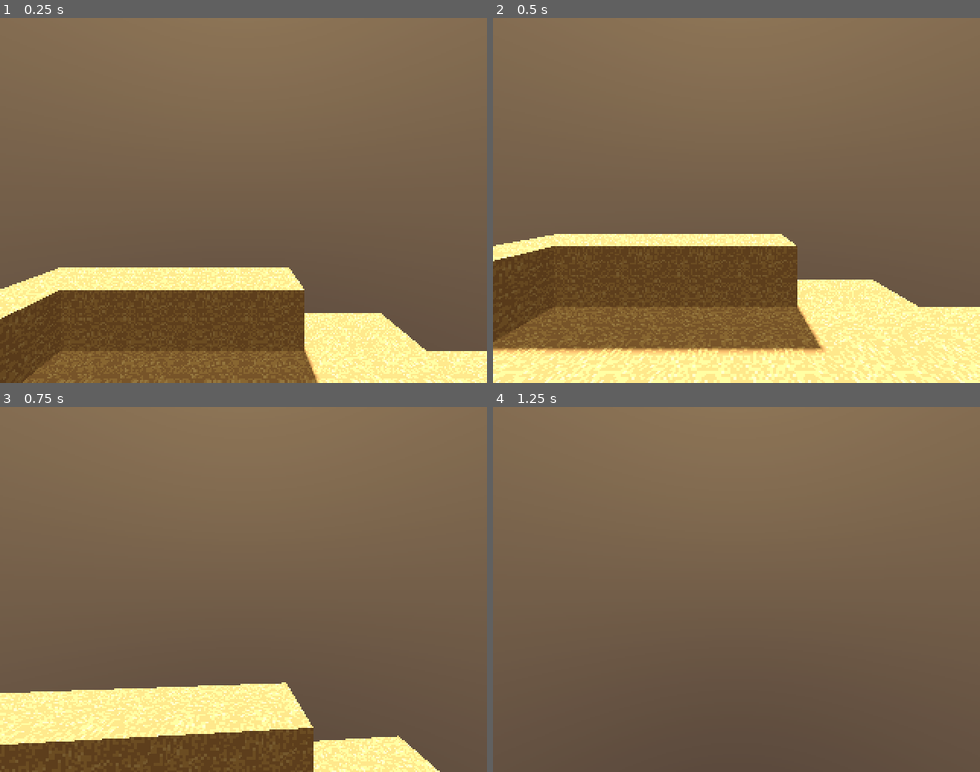
Above: before the commit, frames 1-4 (two rows, left to right).
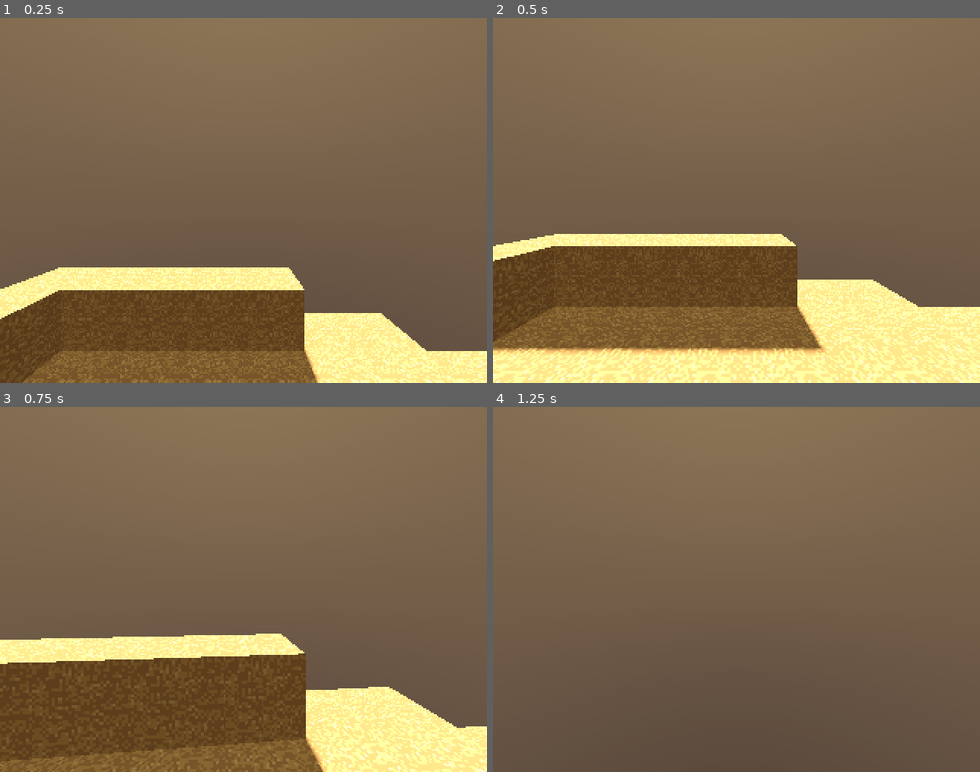
Above: after the commit, the same moments.

Repository: BitesTheGaster/Beta-project
Game: Godot game, scene res://scenes/world/world.tscn
Two runs of this game, one before a commit and one after it. Both use one fixed random seed, a clock stepped at 60 frames per second and the inputs below.
Inputs (mouse positions are in pixels of both pictures, inside the frame that each line leads up to):
- Up to frame 1 (0.25 s): no input
- Up to frame 2 (0.5 s): no input
- Up to frame 3 (0.75 s): tap Enter (ui_accept) at 0.5, 0.6 s; move the mouse to (267, 589) at 0.52 s; hold W (forward) from 0.53 s (still down)
- Up to frame 4 (1.25 s): keep holding W (forward); tap Space (jump, bound only after the commit) at 0.77, 0.8, 1.07 s

Frames 1-2 are identical in both runs. In frame 3, 26% of the frame differs, in the area x 0-100%, y 62-100%; in frame 4, less than 0.1%.

Commit message:
player base

Diff:
--- a/project.godot
+++ b/project.godot
@@ -53,6 +53,11 @@
 "events": [Object(InputEventKey,"resource_local_to_scene":false,"resource_name":"","device":-1,"window_id":0,"alt_press …(192 unchanged characters)…
 ]
 }
+jump={
+"deadzone": 0.2,
+"events": [Object(InputEventKey,"resource_local_to_scene":false,"resource_name":"","device":-1,"window_id":0,"alt_pressed":false,"shift_pressed":false,"ctrl_pressed":false,"meta_pressed":false,"pressed":false,"keycode":0,"physical_keycode":32,"key_label":0,"unicode":32,"location":0,"echo":false,"script":null)
+]
+}
 inventory={
 "deadzone": 0.2,
 "events": [Object(InputEventKey,"resource_local_to_scene":false,"resource_name":"","device":-1,"window_id":0,"alt_press …(192 unchanged characters)…
@@ -63,9 +68,24 @@
 "events": [Object(InputEventKey,"resource_local_to_scene":false,"resource_name":"","device":-1,"window_id":0,"alt_press …(192 unchanged characters)…
 ]
 }
-interact={
+attack={
+"deadzone": 0.2,
+"events": [Object(InputEventMouseButton,"resource_local_to_scene":false,"resource_name":"","device":-1,"window_id":0,"alt_pressed":false,"shift_pressed":false,"ctrl_pressed":false,"meta_pressed":false,"button_mask":1,"position":Vector2(241, 8),"global_position":Vector2(253, 68),"factor":1.0,"button_index":1,"canceled":false,"pressed":true,"double_click":false,"script":null)
+]
+}
+use={
 "deadzone": 0.2,
 "events": [Object(InputEventMouseButton,"resource_local_to_scene":false,"resource_name":"","device":-1,"window_id":0,"a …(258 unchanged characters)…
+]
+}
+crouch={
+"deadzone": 0.2,
+"events": [Object(InputEventKey,"resource_local_to_scene":false,"resource_name":"","device":-1,"window_id":0,"alt_pressed":false,"shift_pressed":false,"ctrl_pressed":false,"meta_pressed":false,"pressed":false,"keycode":0,"physical_keycode":4194325,"key_label":0,"unicode":0,"location":0,"echo":false,"script":null)
+]
+}
+sprint={
+"deadzone": 0.2,
+"events": [Object(InputEventKey,"resource_local_to_scene":false,"resource_name":"","device":-1,"window_id":0,"alt_pressed":false,"shift_pressed":false,"ctrl_pressed":false,"meta_pressed":false,"pressed":false,"keycode":0,"physical_keycode":4194326,"key_label":0,"unicode":0,"location":0,"echo":false,"script":null)
 ]
 }
 
--- /dev/null
+++ b/resourses/stats/player_default_stats.tres
@@ -0,0 +1,7 @@
+[gd_resource type="Resource" script_class="PlayerStats" format=3 uid="uid://4hkjmbf7tyxy"]
+
+[ext_resource type="Script" uid="uid://dwij66vu6p741" path="res://scripts/player/player_stats.gd" id="1_6uj0a"]
+
+[resource]
+script = ExtResource("1_6uj0a")
+metadata/_custom_type_script = "uid://dwij66vu6p741"
--- a/scenes/player/player.tscn
+++ b/scenes/player/player.tscn
@@ -1,6 +1,11 @@
 [gd_scene format=3 uid="uid://cf8cp7qd2aamx"]
 
 [ext_resource type="Script" uid="uid://bqsnh21fed01d" path="res://scripts/player/player.gd" id="1_8afob"]
+[ext_resource type="Script" uid="uid://bln7r7bllxk8p" path="res://scripts/components/health_component.gd" id="2_75vfm"]
+[ext_resource type="Script" uid="uid://c7ue86ob1yk04" path="res://scripts/systems/state_machines/player/player_state_machine.gd" id="2_p47bc"]
+[ext_resource type="Script" uid="uid://bwtu1yst5qy4o" path="res://scripts/systems/state_machines/player/idle_player_state.gd" id="3_75vfm"]
+[ext_resource type="Script" uid="uid://qn644bshd6ci" path="res://scripts/systems/state_machines/player/move_player_state.gd" id="4_0owmy"]
+[ext_resource type="Script" uid="uid://drnhwhxpwt54t" path="res://scripts/systems/state_machines/player/airborne_player_state.gd" id="5_qek5x"]
 
 [sub_resource type="CapsuleShape3D" id="CapsuleShape3D_x7p2l"]
 
@@ -10,12 +15,50 @@
 script = ExtResource("1_8afob")
 
 [node name="CollisionShape3D" type="CollisionShape3D" parent="." unique_id=149652403]
+unique_name_in_owner = true
 shape = SubResource("CapsuleShape3D_x7p2l")
 
 [node name="MeshInstance3D" type="MeshInstance3D" parent="." unique_id=1298703141]
+unique_name_in_owner = true
 mesh = SubResource("CapsuleMesh_8afob")
 
-[node name="Camera3D" type="Camera3D" parent="." unique_id=959529958]
+[node name="CameraPivot" type="Node3D" parent="." unique_id=2133407630]
 unique_name_in_owner = true
 transform = Transform3D(1, 0, 0, 0, 1, 0, 0, 0, 1, 0, 0.75, 0)
+
+[node name="Camera3D" type="Camera3D" parent="CameraPivot" unique_id=959529958]
+unique_name_in_owner = true
 fov = 90.0
+
+[node name="InteractionRay" type="RayCast3D" parent="CameraPivot" unique_id=422886467]
+unique_name_in_owner = true
+target_position = Vector3(0, 0, -3)
+
+[node name="Components" type="Node" parent="." unique_id=1305276591]
+unique_name_in_owner = true
+
+[node name="HealthComponent" type="Node" parent="Components" unique_id=1404851935]
+unique_name_in_owner = true
+script = ExtResource("2_75vfm")
+metadata/_custom_type_script = "uid://bln7r7bllxk8p"
+
+[node name="PlayerStateMachine" type="Node" parent="." unique_id=824043323 node_paths=PackedStringArray("player", "initial_state")]
+script = ExtResource("2_p47bc")
+player = NodePath("..")
+initial_state = NodePath("IdlePlayerState")
+metadata/_custom_type_script = "uid://c7ue86ob1yk04"
+
+[node name="IdlePlayerState" type="Node" parent="PlayerStateMachine" unique_id=646628208 node_paths=PackedStringArray("state_machine")]
+script = ExtResource("3_75vfm")
+state_machine = NodePath("..")
+metadata/_custom_type_script = "uid://dsdcsxxnumvnh"
+
+[node name="MovePlayerState" type="Node" parent="PlayerStateMachine" unique_id=95033732 node_paths=PackedStringArray("state_machine")]
+script = ExtResource("4_0owmy")
+state_machine = NodePath("..")
+metadata/_custom_type_script = "uid://dsdcsxxnumvnh"
+
+[node name="AirbornePlayerState" type="Node" parent="PlayerStateMachine" unique_id=1496415969 node_paths=PackedStringArray("state_machine")]
+script = ExtResource("5_qek5x")
+state_machine = NodePath("..")
+metadata/_custom_type_script = "uid://dsdcsxxnumvnh"
--- /dev/null
+++ b/scripts/components/health_component.gd
@@ -0,0 +1,18 @@
+@icon("res://assets/icons/health_component.png")
+class_name HealthComponent
+extends Node
+## Health component
+
+
+signal health_changed(new_hp: float, max_hp: float)
+signal died()
+
+@export var max_health: float = 100.0
+var current_health: float = 100.0
+
+
+func take_damage(amount: float) -> void:
+	current_health -= amount
+	health_changed.emit(current_health, max_health)
+	if current_health <= 0:
+		died.emit()
--- a/scripts/player/player.gd
+++ b/scripts/player/player.gd
@@ -1,39 +1,27 @@
+class_name Player
 extends CharacterBody3D
 
 
-const SPEED = 5.0
-const JUMP_VELOCITY = 4.5
+signal player_died()
 
+@export var mouse_sensitivity: float = 0.005
+
+var stats: PlayerStats = preload("res://resourses/stats/player_default_stats.tres")
+
+@onready var camera_pivot: Node3D = %CameraPivot
+@onready var health: HealthComponent = %HealthComponent
 
 func _ready() -> void:
 	Input.mouse_mode = Input.MOUSE_MODE_CAPTURED
 
 
-func _physics_process(delta: float) -> void:
-	# Add the gravity.
+func _unhandled_input(event: InputEvent) -> void:
+	if event is InputEventMouseMotion and Input.mouse_mode == Input.MOUSE_MODE_CAPTURED:
+		camera_pivot.rotation.x -= event.relative.y * mouse_sensitivity
+		camera_pivot.rotation.x = clamp(camera_pivot.rotation.x, -PI/2, PI/2)
+		self.rotation.y -= event.relative.x * mouse_sensitivity
+
+
+func apply_gravity(delta: float) -> void:
 	if not is_on_floor():
 		velocity += get_gravity() * delta
-
-	# Handle jump.
-	if Input.is_action_just_pressed("ui_accept") and is_on_floor():
-		velocity.y = JUMP_VELOCITY
-
-	# Get the input direction and handle the movement/deceleration.
-	# As good practice, you should replace UI actions with custom gameplay actions.
-	var input_dir := Input.get_vector("left", "right", "forward", "back")
-	var direction := (transform.basis * Vector3(input_dir.x, 0, input_dir.y)).normalized()
-	if direction:
-		velocity.x = direction.x * SPEED
-		velocity.z = direction.z * SPEED
-	else:
-		velocity.x = move_toward(velocity.x, 0, SPEED)
-		velocity.z = move_toward(velocity.z, 0, SPEED)
-
-	move_and_slide()
-
-
-func _unhandled_input(event: InputEvent) -> void:
-	if event is InputEventMouseMotion:
-		%Camera3D.rotation.x -= event.relative.y * 0.004
-		%Camera3D.rotation.x = clamp(%Camera3D.rotation.x, -PI/2, PI/2)
-		self.rotation.y -= event.relative.x * 0.004
--- /dev/null
+++ b/scripts/player/player_stats.gd
@@ -0,0 +1,6 @@
+class_name PlayerStats
+extends Resource
+## Resource to store player stats
+
+@export var speed: float = 5.0
+@export var jump_velocity: float = 4.5
--- a/scripts/systems/state_machines/base/state.gd
+++ b/scripts/systems/state_machines/base/state.gd
@@ -1,9 +1,9 @@
-@abstract
 class_name State
 extends Node
 ## Template for states
 
-var state_machine: StateMachine = get_parent()
+
+@export var state_machine: StateMachine
 
 
 func update(delta: float) -> void:
--- a/scripts/systems/state_machines/base/state_machine.gd
+++ b/scripts/systems/state_machines/base/state_machine.gd
@@ -1,9 +1,10 @@
-@abstract
 class_name StateMachine
 extends Node
 ## Template for state machines
 
+
 @export var initial_state: State
+@export var debug_enabled: bool = false
 
 var current_state: State
 var states: Dictionary[String, State]
@@ -29,12 +30,13 @@
 
 
 func change_state(new_state: String):
-	#var from: String = current_state.name
-	#var to: String = states[new_state].name
-	#print(from+" -> "+to)
 	if not states.has(new_state):
 		push_error("State not found: " + new_state)
 		return
+
+	if debug_enabled:
+		print("[StateMachine] "+current_state.name+" -> "+states[new_state].name)
+
 	current_state.exit()
 	current_state = states[new_state]
 	current_state.enter()
--- /dev/null
+++ b/scripts/systems/state_machines/player/airborne_player_state.gd
@@ -0,0 +1,43 @@
+extends PlayerState
+## Airborne player state
+
+
+func _ready() -> void:
+	name = "airborne"
+
+
+func update(delta: float) -> void:
+	pass
+
+
+func physics_update(delta: float) -> void:
+	# Gravity
+	player.apply_gravity(delta)
+
+	var input_dir = get_input_dir()
+	var direction = (player.transform.basis * Vector3(input_dir.x, 0, input_dir.y)).normalized()
+
+	# Less control in air
+	player.velocity.x = lerp(player.velocity.x, direction.x * player.stats.speed, 0.1)
+	player.velocity.z = lerp(player.velocity.z, direction.z * player.stats.speed, 0.1)
+
+	# State transitions
+	if player.is_on_floor():
+		if is_moving():
+			state_machine.change_state("move")
+		else:
+			state_machine.change_state("idle")
+
+	player.move_and_slide()
+
+
+func update_input(event: InputEvent) -> void:
+	pass
+
+
+func enter() -> void:
+	pass
+
+
+func exit() -> void:
+	pass
--- /dev/null
+++ b/scripts/systems/state_machines/player/idle_player_state.gd
@@ -0,0 +1,40 @@
+extends PlayerState
+## Idle player state
+
+
+func _ready() -> void:
+	name = "idle"
+
+
+func update(delta: float) -> void:
+	pass
+
+
+func physics_update(delta: float) -> void:
+	# Gravity
+	player.apply_gravity(delta)
+
+	# Jump
+	if Input.is_action_just_pressed("jump") and player.is_on_floor():
+		player.velocity.y += player.stats.jump_velocity
+
+	# State transitions
+	if not player.is_on_floor():
+		state_machine.change_state("airborne")
+	elif is_moving():
+		state_machine.change_state("move")
+
+	player.move_and_slide()
+
+
+func update_input(event: InputEvent) -> void:
+	pass
+
+
+func enter() -> void:
+	player.velocity.x = 0
+	player.velocity.z = 0
+
+
+func exit() -> void:
+	pass
--- /dev/null
+++ b/scripts/systems/state_machines/player/move_player_state.gd
@@ -0,0 +1,47 @@
+extends PlayerState
+## Move player state
+
+
+func _ready() -> void:
+	name = "move"
+
+
+func update(delta: float) -> void:
+	pass
+
+
+func physics_update(delta: float) -> void:
+	# Gravity
+	player.apply_gravity(delta)
+
+	# Input
+	var input_dir = get_input_dir()
+	var direction := (player.transform.basis * Vector3(input_dir.x, 0, input_dir.y)).normalized()
+
+	# Movement
+	player.velocity.x = direction.x * player.stats.speed
+	player.velocity.z = direction.z * player.stats.speed
+
+	# Jump
+	if Input.is_action_just_pressed("jump") and player.is_on_floor():
+		player.velocity.y = player.stats.jump_velocity
+
+	# State transitions
+	if not player.is_on_floor():
+		state_machine.change_state("airborne")
+	elif not input_dir:
+		state_machine.change_state("idle")
+
+	player.move_and_slide()
+
+
+func update_input(event: InputEvent) -> void:
+	pass
+
+
+func enter() -> void:
+	pass
+
+
+func exit() -> void:
+	pass
--- /dev/null
+++ b/scripts/systems/state_machines/player/player_state.gd
@@ -0,0 +1,18 @@
+class_name PlayerState
+extends State
+## State for player
+
+
+var player: Player:
+	get:
+		if state_machine and state_machine is PlayerStateMachine:
+			return state_machine.player
+		return null
+
+
+func get_input_dir() -> Vector2:
+	return Input.get_vector("left", "right", "forward", "back")
+
+
+func is_moving() -> bool:
+	return get_input_dir().length() > 0.1
--- /dev/null
+++ b/scripts/systems/state_machines/player/player_state_machine.gd
@@ -0,0 +1,6 @@
+class_name PlayerStateMachine
+extends StateMachine
+## State machine for player
+
+
+@export var player: Player
Binary file added: assets/icons/health_component.png
Not shown, added: assets/icons/health_component.png.import
Not shown, added: scripts/components/health_component.gd.uid
Not shown, added: scripts/player/player_stats.gd.uid
Not shown, added: scripts/systems/state_machines/player/airborne_player_state.gd.uid
Not shown, added: scripts/systems/state_machines/player/idle_player_state.gd.uid
Not shown, added: scripts/systems/state_machines/player/move_player_state.gd.uid
Not shown, added: scripts/systems/state_machines/player/player_state.gd.uid
Not shown, added: scripts/systems/state_machines/player/player_state_machine.gd.uid
